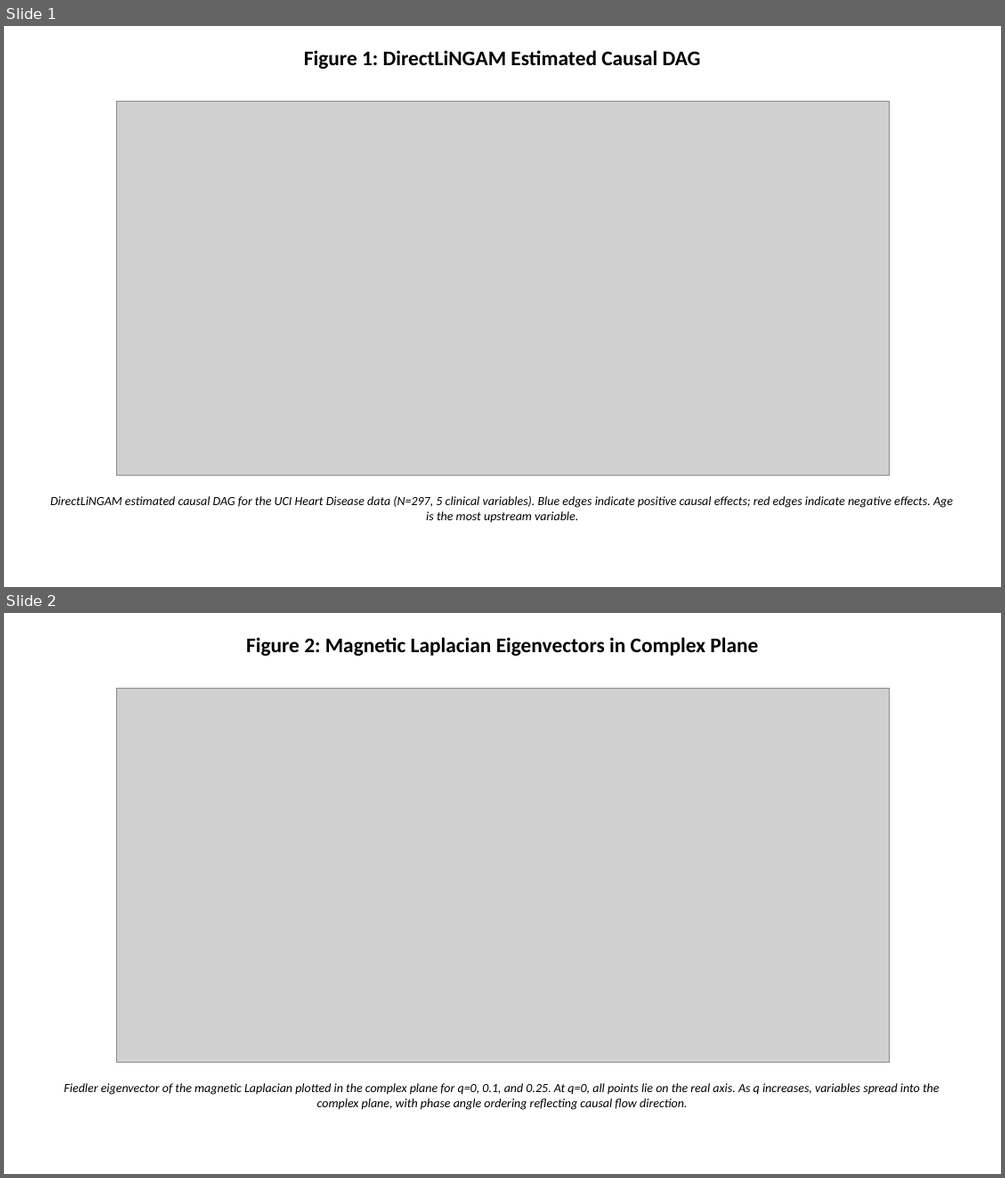
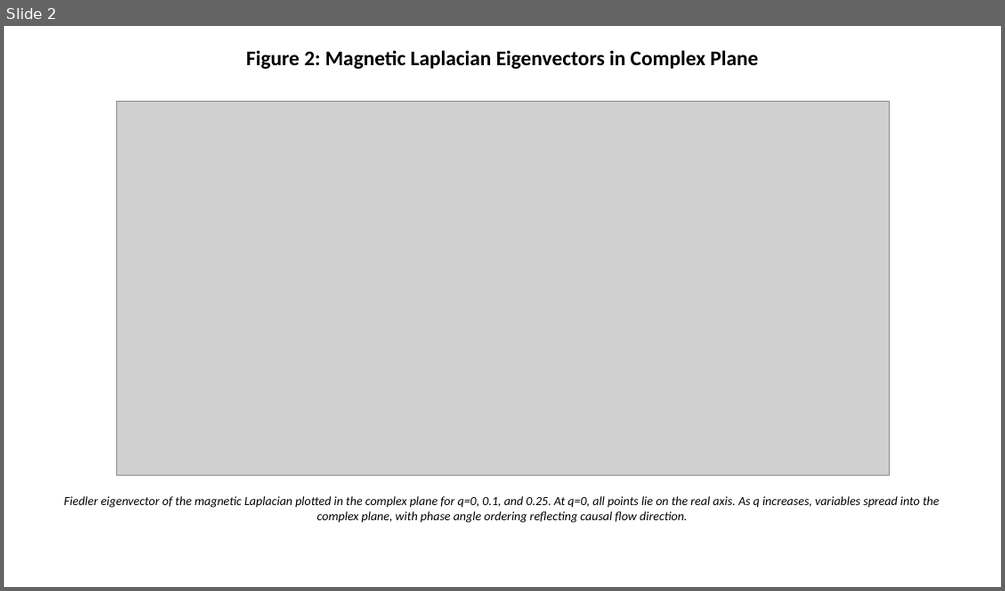
Before and after one commit to bougtoir/kotha-rct-decomposition, a slide deck: spectral-causality-jmlr/spectral_causality_figures.pptx. Shown one above the other, each under a label of ours: slides 1 and 2 before the commit, slide 2 after it. The pictures are 1005x1178 and 1005x591 pixels, drawn with LibreOffice and Linux fonts; fonts in the diff are those of the drawing; grey boxes stand for pictures. Boxes give left, top, right and bottom in pixels: in the first picture for what was removed or moved away, otherwise in the second. Text is boxed around its words. In the diff, an @@ line names an element or a change of style, - is before the commit and + after.

```diff
--- a/spectral-causality-jmlr/spectral_causality_figures.pptx
+++ b/spectral-causality-jmlr/spectral_causality_figures.pptx
@@ slide 1 removed at box(4, 26, 1001, 587), background #FFFFFF @@
@@ text removed at box(304, 50, 701, 69) @@
-Figure 1: DirectLiNGAM Estimated Causal DAG
@@ picture removed at box(116, 101, 889, 475) @@
@@ text removed at box(50, 496, 953, 523) @@
-DirectLiNGAM estimated causal DAG for the UCI Heart Disease data (N=297, 5 clinical variables). Blue edges indicate positive causal effects; red edges indicate negative effects. Age is the most upstream variable.
```
Also in this commit, not shown: 2 slides changed, 4 other slides removed, 9 other files.
